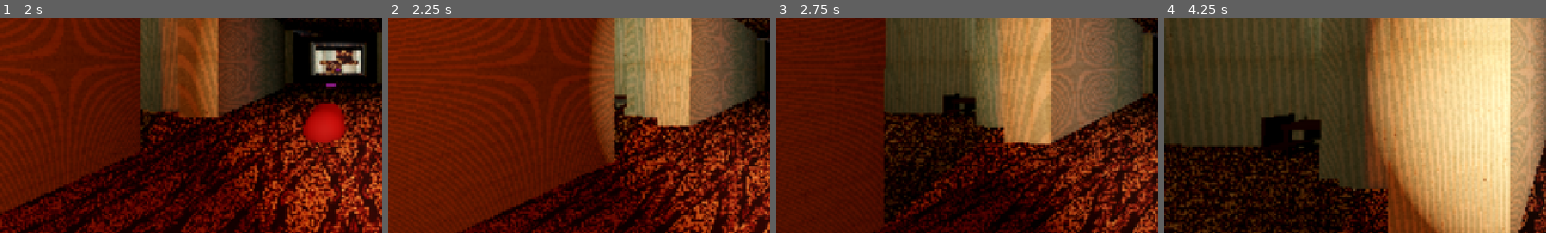
Above: before the commit, frames 1-4 (left to right).
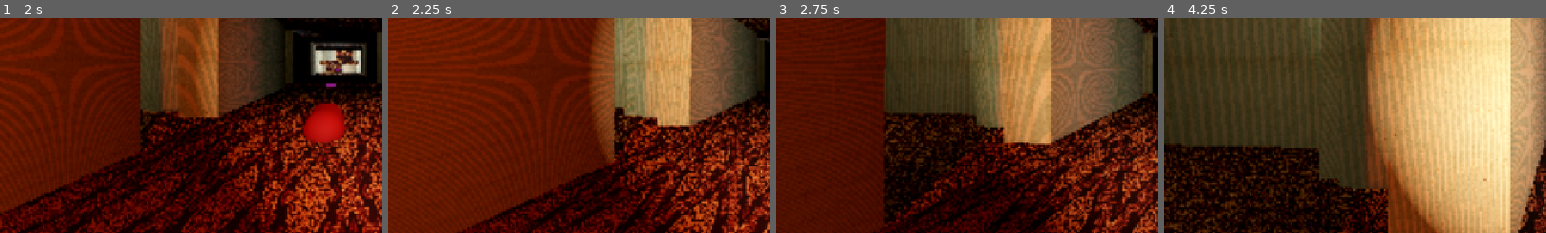
Above: after the commit, the same moments.

Repository: sergesvalov/alex_fight
Game: Godot game, scene res://scenes/levels/hotel_siberia/hotel_level.tscn
Two runs of this game, one before a commit and one after it. Both use one fixed random seed, a clock stepped at 60 frames per second and the inputs below.
Inputs (mouse positions are % of the whole screen's width and height, from its top left):
- Up to frame 1 (2 s): move the mouse to (49, 52) at 0.52 s; hold Up (ui_up) from 0.53 s (still down); click (49, 52) at 0.6 s; move the mouse to (57, 51) at 1.27 s; click (57, 51) at 1.35 s
- Up to frame 2 (2.25 s): keep holding Up (ui_up); move the mouse to (42, 49) at 2.02 s; click (42, 49) at 2.1 s
- Up to frame 3 (2.75 s): keep holding Up (ui_up)
- Up to frame 4 (4.25 s): move the mouse to (51, 50) at 2.77 s; release Up (ui_up) at 2.78 s; hold Left (ui_left) 2.78-3.53 s; click (51, 50) at 2.85 s; move the mouse to (46, 48) at 3.52 s; hold Up (ui_up) from 3.53 s (still down); click (46, 48) at 3.6 s
The pictures show only the part of the screen within x 0-50%, y 39-89%; the shares and areas given below are measured in that part.

Frame 1 is identical in both runs. In frame 2, 0.2% of the frame differs, in the area x 59-63%, y 35-43%; in frame 3, 0.7%; in frame 4, 2.2%, in the area x 25-42%, y 44-67%.

Commit message:
fix: arrange double room furniture to match map layout

Diff:
--- a/scenes/levels/hotel_siberia/rooms/double_room.tscn
+++ b/scenes/levels/hotel_siberia/rooms/double_room.tscn
@@ -91,13 +91,16 @@
 transform = Transform3D(0, 0, 1, 0, 1, 0, -1, 0, 0, -3.5, 0, 2)
 
 [node name="Wardrobe" parent="." instance=ExtResource("6_wardrobe")]
-transform = Transform3D(0, 0, 1, 0, 1, 0, -1, 0, 0, 2.5, 0, 4.5)
+transform = Transform3D(-1, 0, -8.74228e-08, 0, 1, 0, 8.74228e-08, 0, -1, 2.5, 0, 4.5)
 
-[node name="Table" parent="." instance=ExtResource("3_table")]
-transform = Transform3D(1, 0, 0, 0, 1, 0, 0, 0, 1, 0.5, 0, -4.5)
+[node name="Table1" parent="." instance=ExtResource("3_table")]
+transform = Transform3D(-1, 0, -8.74228e-08, 0, 1, 0, 8.74228e-08, 0, -1, -1.5, 0, 4.5)
 
 [node name="Chair1" parent="." instance=ExtResource("4_chair")]
-transform = Transform3D(0, 0, -1, 0, 1, 0, 1, 0, 0, 1, 0, -4)
+transform = Transform3D(1, 0, 0, 0, 1, 0, 0, 0, 1, -1.5, 0, 3.8)
+
+[node name="Table2" parent="." instance=ExtResource("3_table")]
+transform = Transform3D(-1, 0, -8.74228e-08, 0, 1, 0, 8.74228e-08, 0, -1, 0.5, 0, 4.5)
 
 [node name="Chair2" parent="." instance=ExtResource("4_chair")]
-transform = Transform3D(0, 0, 1, 0, 1, 0, -1, 0, 0, 0, 0, -4)
+transform = Transform3D(1, 0, 0, 0, 1, 0, 0, 0, 1, 0.5, 0, 3.8)
